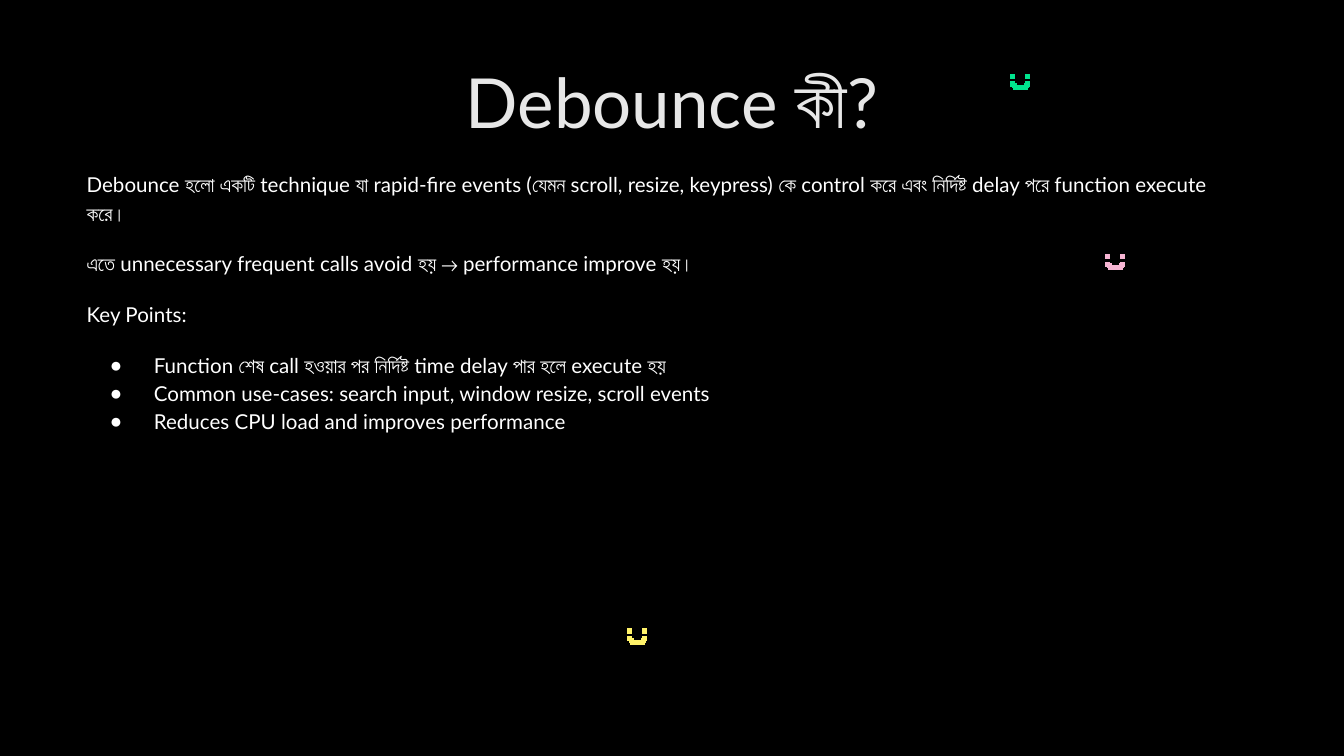
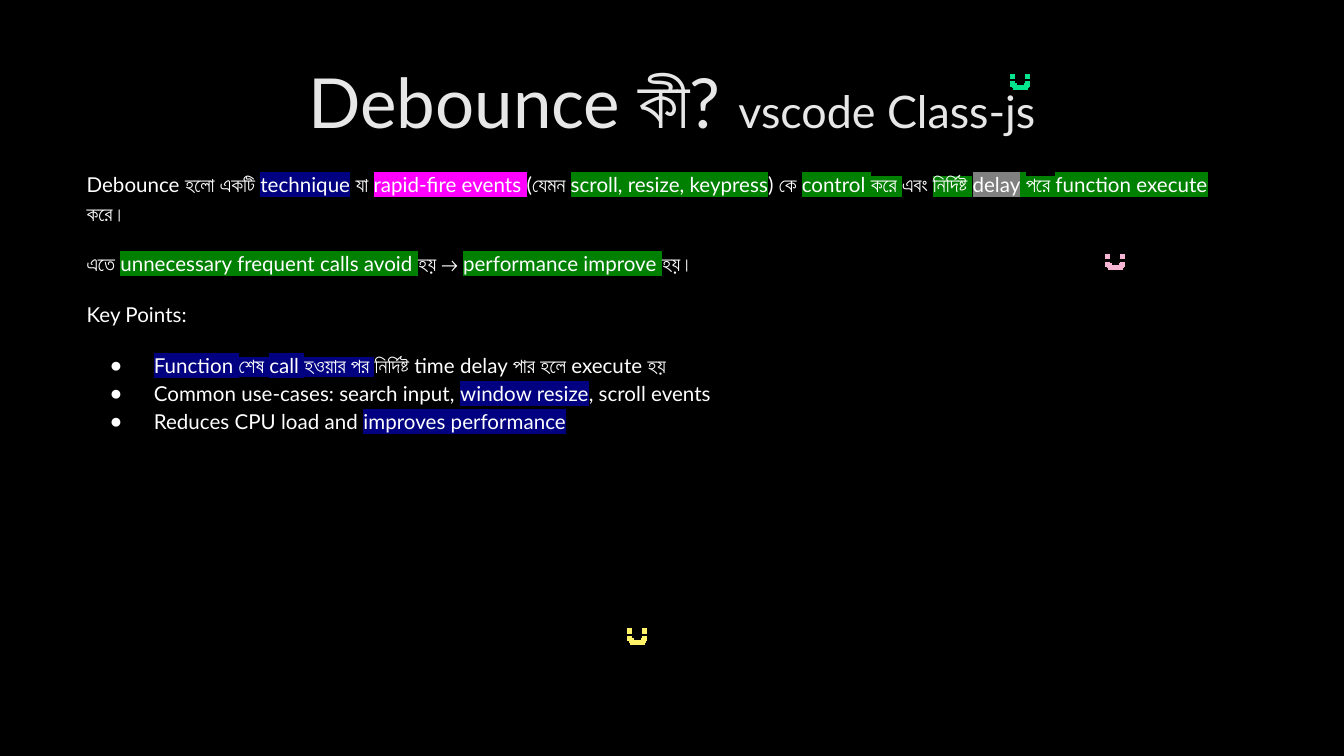
Before and after one commit to nabila-nuzhat/class-js, a slide deck: slide 62 of Interview Question JavaScript_HIGHLIGHTED.pptx. Drawn at 1344x756 pixels with LibreOffice and Linux fonts; fonts in the diff are those of the drawing. Boxes give left, top, right and bottom in pixels: in the first picture for what was removed or moved away, otherwise in the second. Text is boxed around its words. In the diff, an @@ line names an element or a change of style, - is before the commit and + after.

```diff
--- a/Interview Question JavaScript_HIGHLIGHTED.pptx
+++ b/Interview Question JavaScript_HIGHLIGHTED.pptx
@@ title at (309,74,1035,136): text changed; size 37 to 24 pt @@
-Debounce কী?
+Debounce কী? vscode Class-js
@@ text at (87,175,1207,435): highlight none to #000080 in "technique", "Function শেষ call হওয়ার পর", "window resize,", "improves performance"; highlight none to #FF00FF in "rapid-fire events"; highlight none to #008000 in "scroll, resize, keypress) control করে নির্দিষ্ট পরে ...", "unnecessary frequent calls avoid performance improve"; highlight none to #808080 in "delay" @@
```
Also in this commit, not shown: 18 other slides changed, 1 slide removed.
